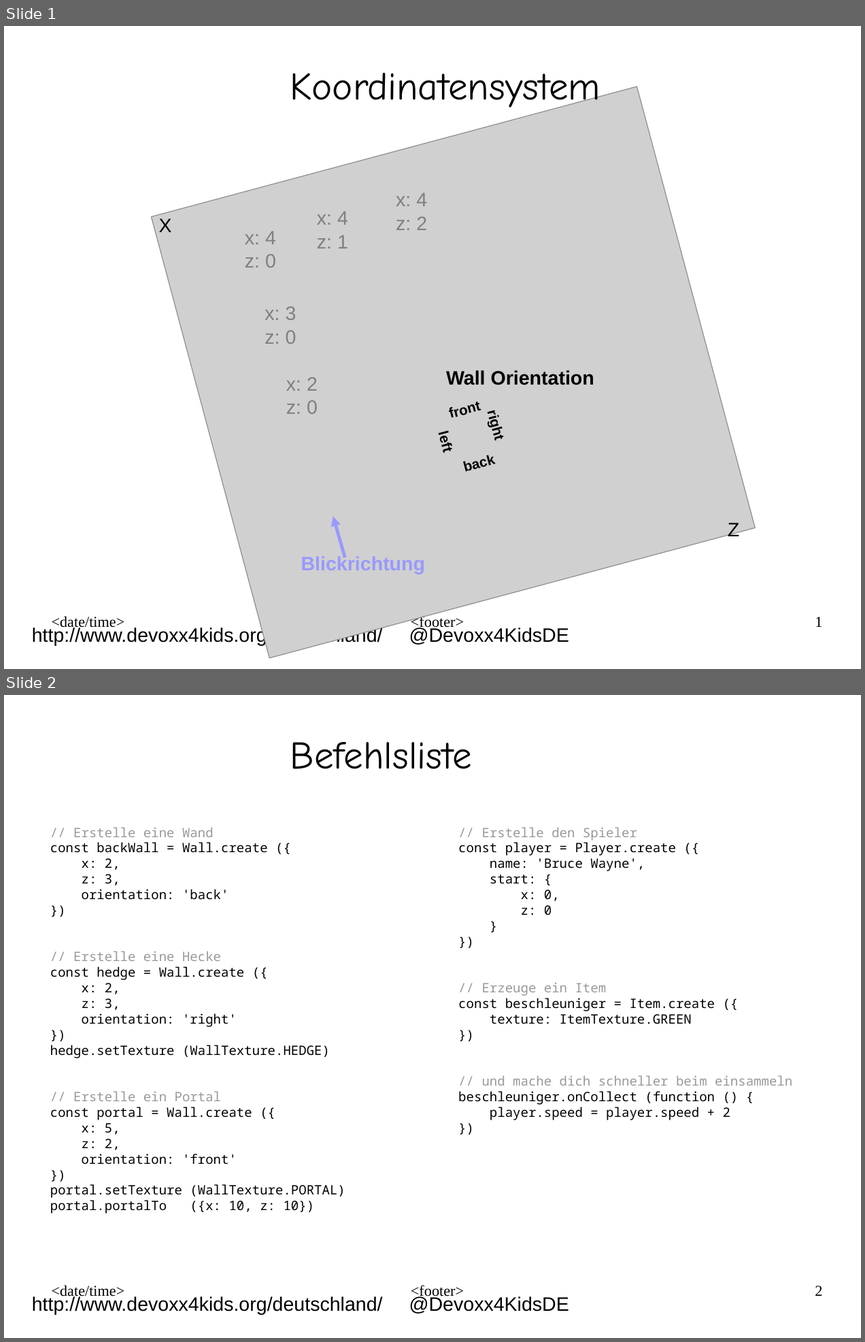
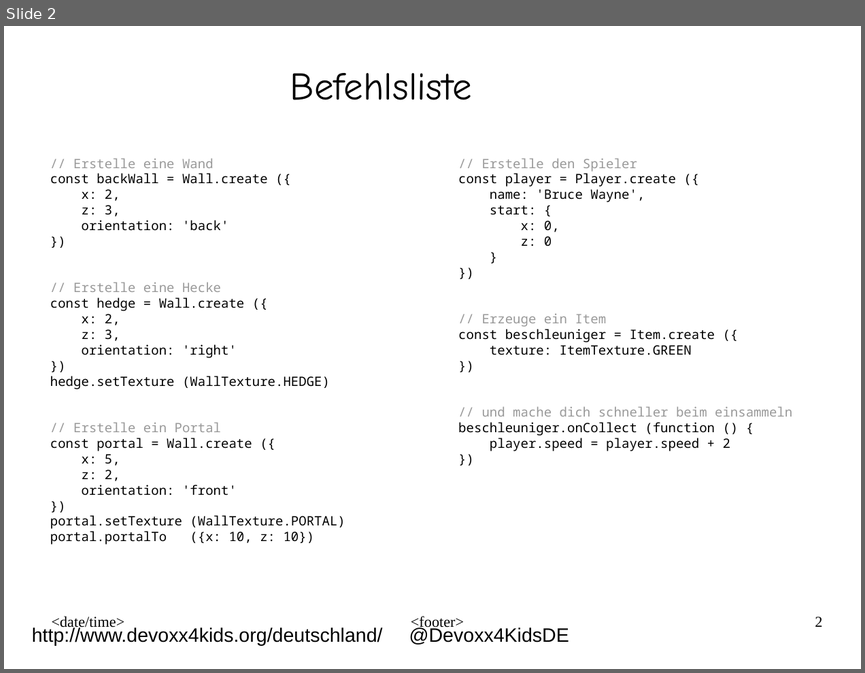
Before and after one commit to Devoxx4KidsDE/workshop-maze-vr, a slide deck: presentation/workshop-maze-vr_handout_ger.odp. Shown one above the other, each under a label of ours: slides 1 and 2 before the commit, slide 2 after it. The pictures are 865x1342 and 865x673 pixels, drawn with LibreOffice and Linux fonts; fonts in the diff are those of the drawing; grey boxes stand for pictures; background and template pictures are left out. Boxes give left, top, right and bottom in pixels: in the first picture for what was removed or moved away, otherwise in the second. Text is boxed around its words. In the diff, an @@ line names an element or a change of style, - is before the commit and + after.

```diff
--- a/presentation/workshop-maze-vr_handout_ger.odp
+++ b/presentation/workshop-maze-vr_handout_ger.odp
@@ slide 1 removed at <box>4,26,861,669</box>, background #FFFFFF; not listed: 5 template elements that a slide beside it also shows @@
@@ picture removed at <box>151,86,755,657</box> @@
@@ title removed at <box>290,72,600,112</box> @@
-Koordinatensystem
@@ text removed at <box>396,193,427,230</box> @@
-x: 4
-z: 2
@@ text removed at <box>159,218,172,232</box> @@
-X
@@ text removed at <box>317,211,348,248</box> @@
-x: 4
-z: 1
@@ text removed at <box>245,231,276,267</box> @@
-x: 4
-z: 0
@@ text removed at <box>264,306,296,344</box> @@
-x: 3
-z: 0
@@ text removed at <box>446,370,594,385</box> @@
-Wall Orientation
@@ text removed at <box>286,377,317,414</box> @@
-x: 2
-z: 0
@@ text removed at <box>450,401,481,418</box> @@
-front
@@ text removed at <box>484,414,507,440</box> @@
-right
@@ text removed at <box>435,435,455,452</box> @@
-left
@@ text removed at <box>465,455,496,471</box> @@
-back
@@ arrow removed from (345, 557) to (333, 516) @@
@@ text removed at <box>728,522,739,539</box> @@
-Z
@@ text removed at <box>301,555,425,574</box> @@
-Blickrichtung
```
Also in this commit, not shown: 1 slide added.
